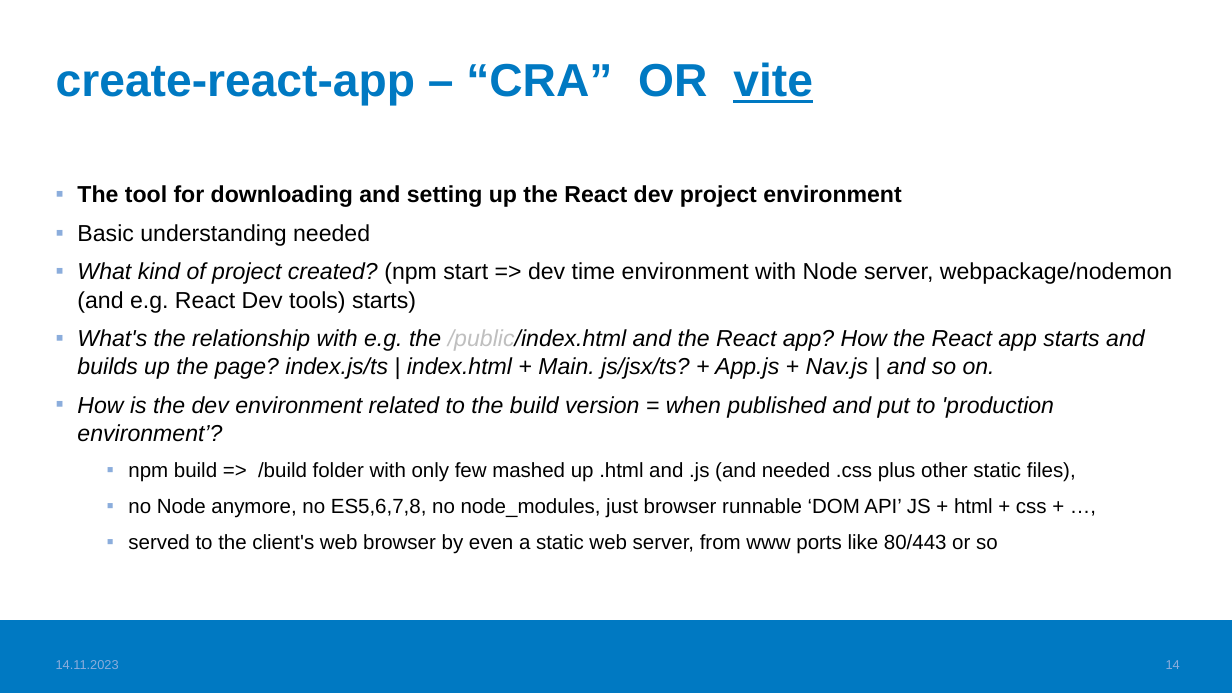
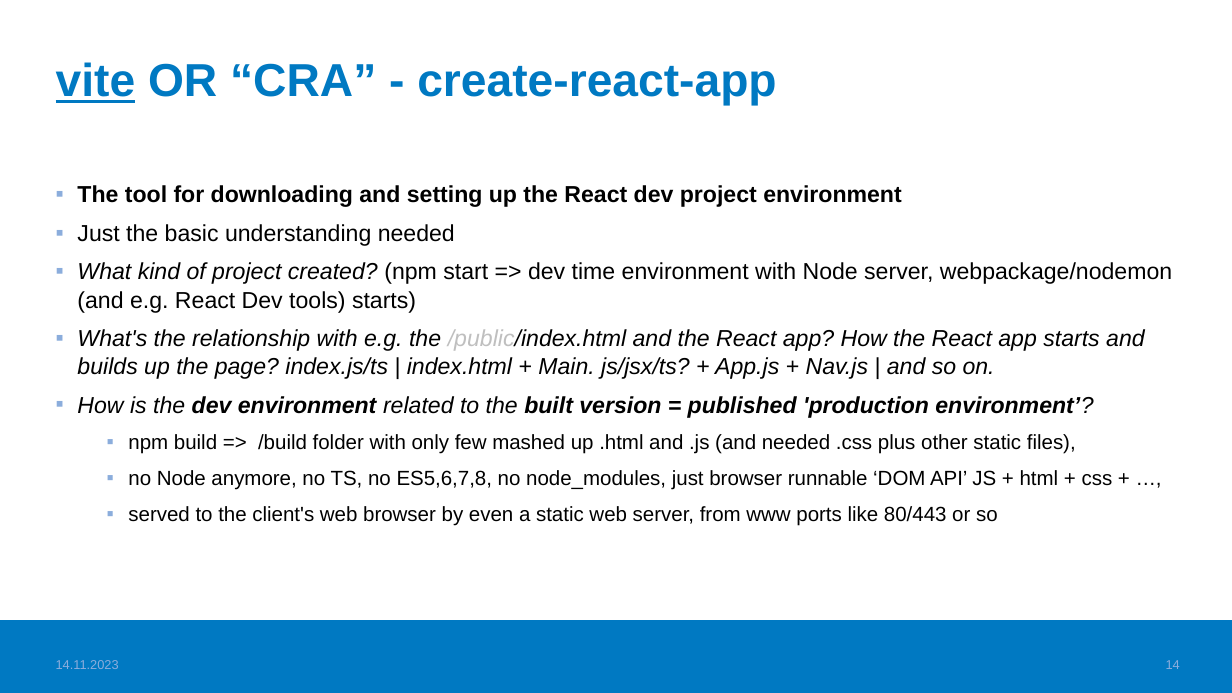
Before and after one commit to valju/docs_frontend_design, a slide deck: slide 14 of FrontendStuff_ForExam.pptx. Drawn at 1232x693 pixels with LibreOffice and Linux fonts; fonts in the diff are those of the drawing; background and template pictures are left out. Boxes give left, top, right and bottom in pixels: in the first picture for what was removed or moved away, otherwise in the second. Text is boxed around its words. In the diff, an @@ line names an element or a change of style, - is before the commit and + after.

```diff
--- a/FrontendStuff_ForExam.pptx
+++ b/FrontendStuff_ForExam.pptx
@@ title at [56, 62, 776, 106]: text changed @@
-create-react-app – “CRA” OR vite
+vite OR “CRA” - create-react-app
@@ text at [77, 224, 455, 246]: text changed @@
-▪ Basic understanding needed
+▪ Just the basic understanding needed
@@ text at [77, 396, 1093, 418]: text changed; bold on @@
-▪ How is the dev environment related to the build version = when published and put to 'production environment’?
+▪ How is the dev environment related to the built version = published 'production environment’?
@@ text at [128, 470, 1113, 490]: text changed @@
-  ▪ no Node anymore, no ES5,6,7,8, no node_modules, just browser runnable ‘DOM API’ JS + html + css + …,
+  ▪ no Node anymore, no TS, no ES5,6,7,8, no node_modules, just browser runnable ‘DOM API’ JS + html + css + …,
```
Also in this commit, not shown: 8 other slides changed, 1 other file.
